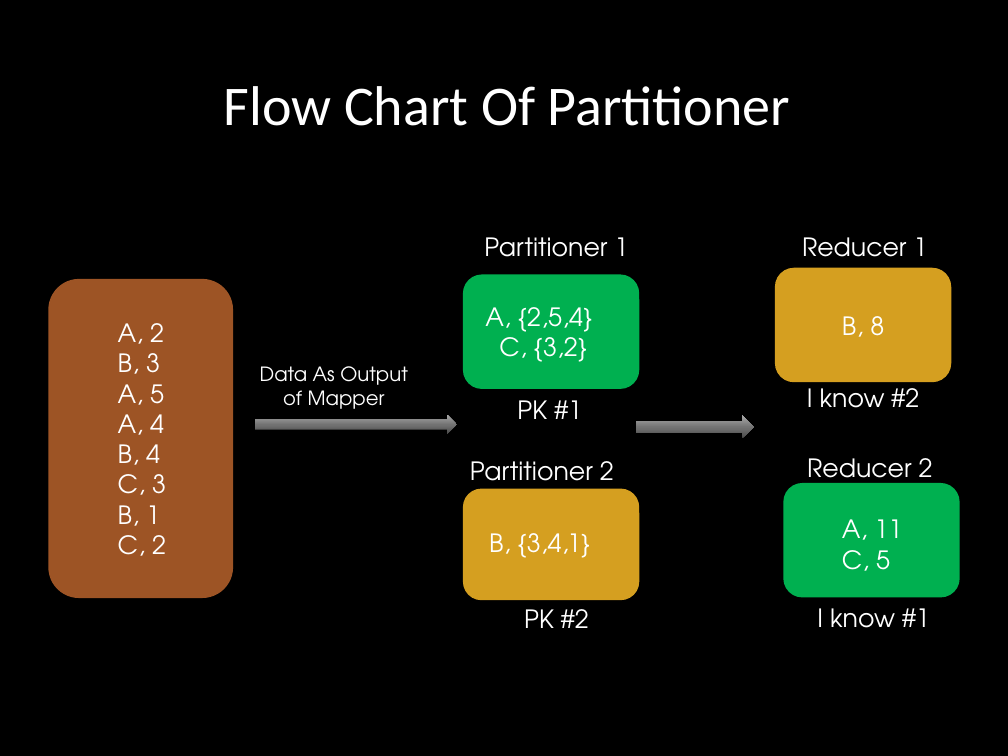
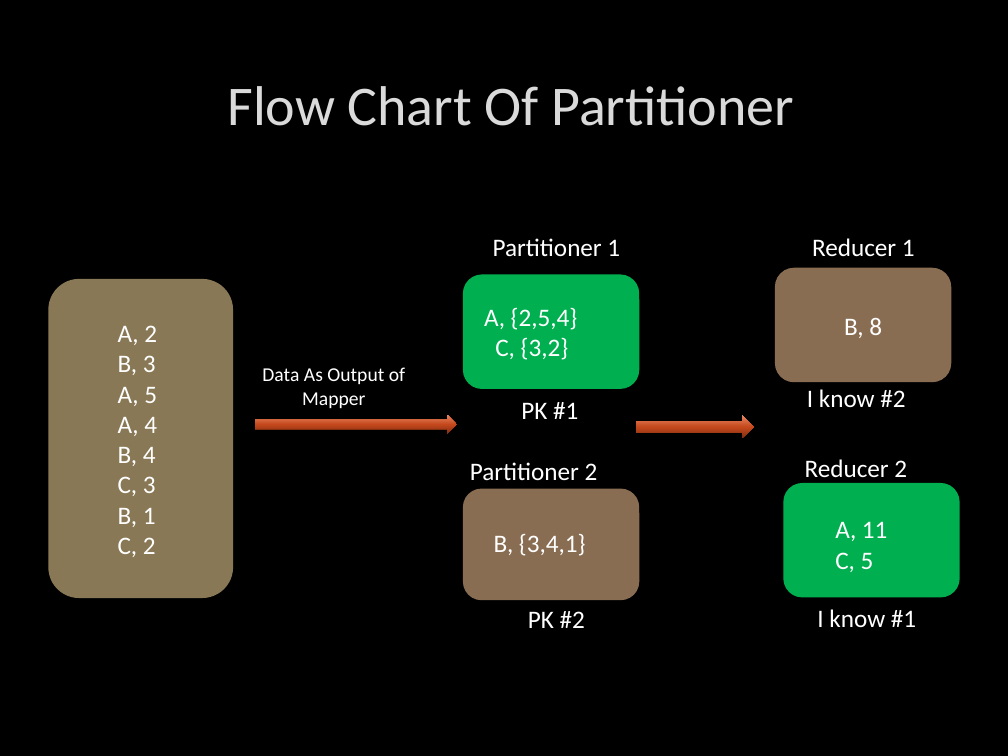
Before and after one commit to deshabhakt/Sem-II, a slide deck: slide 11 of BigDataAnalytics/Seminar/Final-everything/Team-3-BigDataAnalytics.pptx. Drawn at 1008x756 pixels with LibreOffice and Linux fonts; fonts in the diff are those of the drawing; background and template pictures are left out. Boxes give left, top, right and bottom in pixels: in the first picture for what was removed or moved away, otherwise in the second. Text is boxed around its words. In the diff, an @@ line names an element or a change of style, - is before the commit and + after.

```diff
--- a/BigDataAnalytics/Seminar/Final-everything/Team-3-BigDataAnalytics.pptx
+++ b/BigDataAnalytics/Seminar/Final-everything/Team-3-BigDataAnalytics.pptx
@@ text "Flow Chart Of Partitioner" at [227,86,794,126]: text colour #FFFFFF to #DADADA, letter outline none to #404040 0.75 pt; alignment left to centre @@
@@ rounded rectangle "B, 8" at [775,268,952,383]: font TeX Gyre Adventor to Calibri; fill #D59F20 to #896D52 @@
@@ rounded rectangle "A, 2" at [48,279,233,599]: font TeX Gyre Adventor to Calibri; fill #9D5425 to #897855 @@
@@ right arrow at [255,414,457,433]: fill gradient #4A4A4A to #737373 to #A9A9A9 to gradient #7E2E12 to #C4481C to #E98764 @@
@@ right arrow at [636,415,754,438]: fill gradient #4A4A4A to #737373 to #A9A9A9 to gradient #7E2E12 to #C4481C to #E98764 @@
@@ rounded rectangle at [463,489,639,601]: fill #D59F20 to #896D52 @@
@@ font TeX Gyre Adventor to Calibri in 12 elements at [463,274,639,389], [493,238,620,257], [494,534,586,556], [470,462,598,480], [812,238,915,257], [805,459,907,477], [807,389,905,407], [835,521,888,572], [817,609,916,627], [262,367,405,408], [521,402,578,419], [528,611,585,628] @@
```
Also in this commit, not shown: 29 other slides changed, 57 other files.
